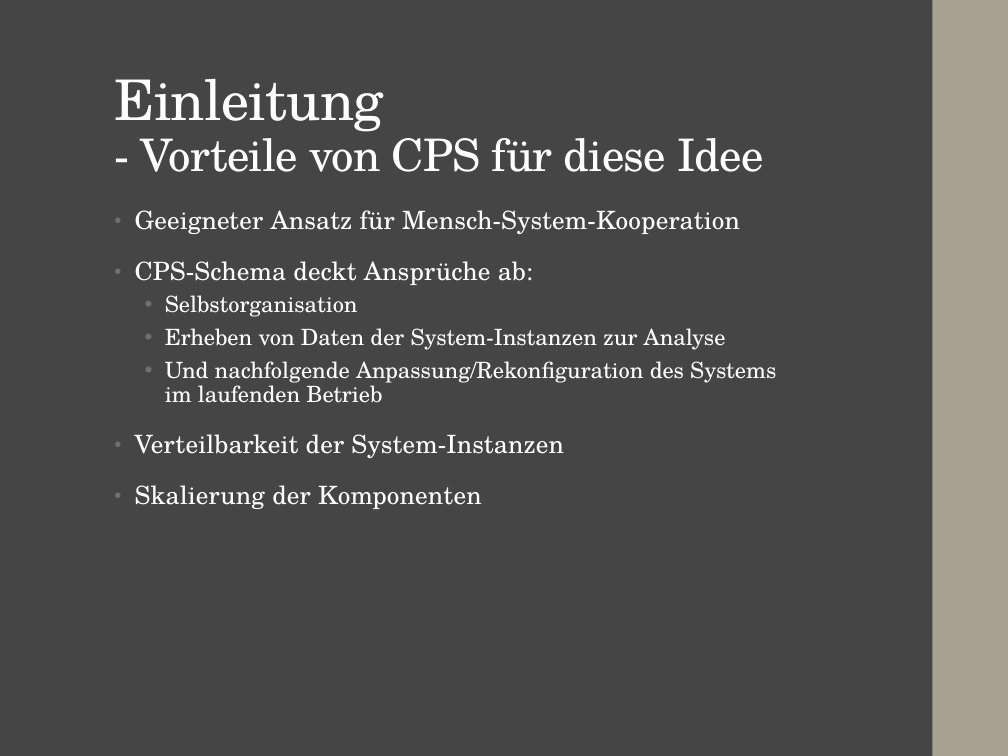
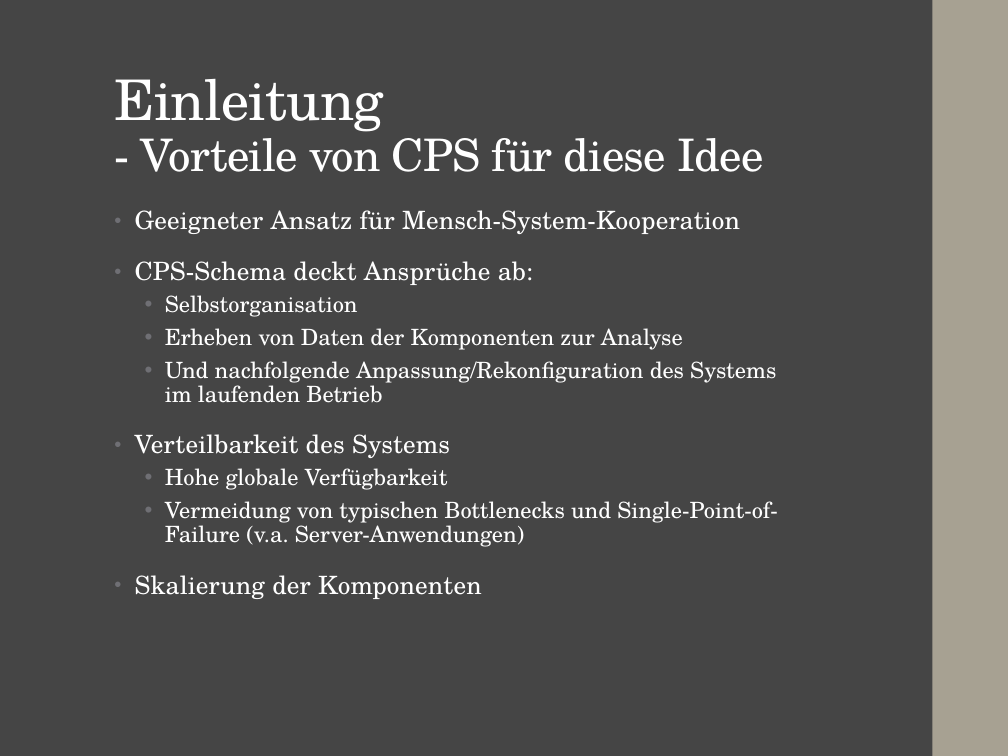
Before and after one commit to Finnfj/BTI-CPS, a slide deck: slide 4 of doc/Präsentation.pptx. Drawn at 1008x756 pixels with LibreOffice and Linux fonts; fonts in the diff are those of the drawing. Boxes give left, top, right and bottom in pixels: in the first picture for what was removed or moved away, otherwise in the second. Text is boxed around its words. In the diff, an @@ line names an element or a change of style, - is before the commit and + after.

```diff
--- a/doc/Präsentation.pptx
+++ b/doc/Präsentation.pptx
@@ text at (165, 328, 683, 350): text changed @@
-  • Erheben von Daten der System-Instanzen zur Analyse
+  • Erheben von Daten der Komponenten zur Analyse
@@ text at (135, 434, 777, 547): text changed; size 18 to 16 pt @@
-• Verteilbarkeit der System-Instanzen
+• Verteilbarkeit des Systems
+  • Hohe globale Verfügbarkeit
+  • Vermeidung von typischen Bottlenecks und Single-Point-of-Failure (v.a. Server-Anwendungen)
```
Also in this commit, not shown: 8 other slides changed, 59 other files.
